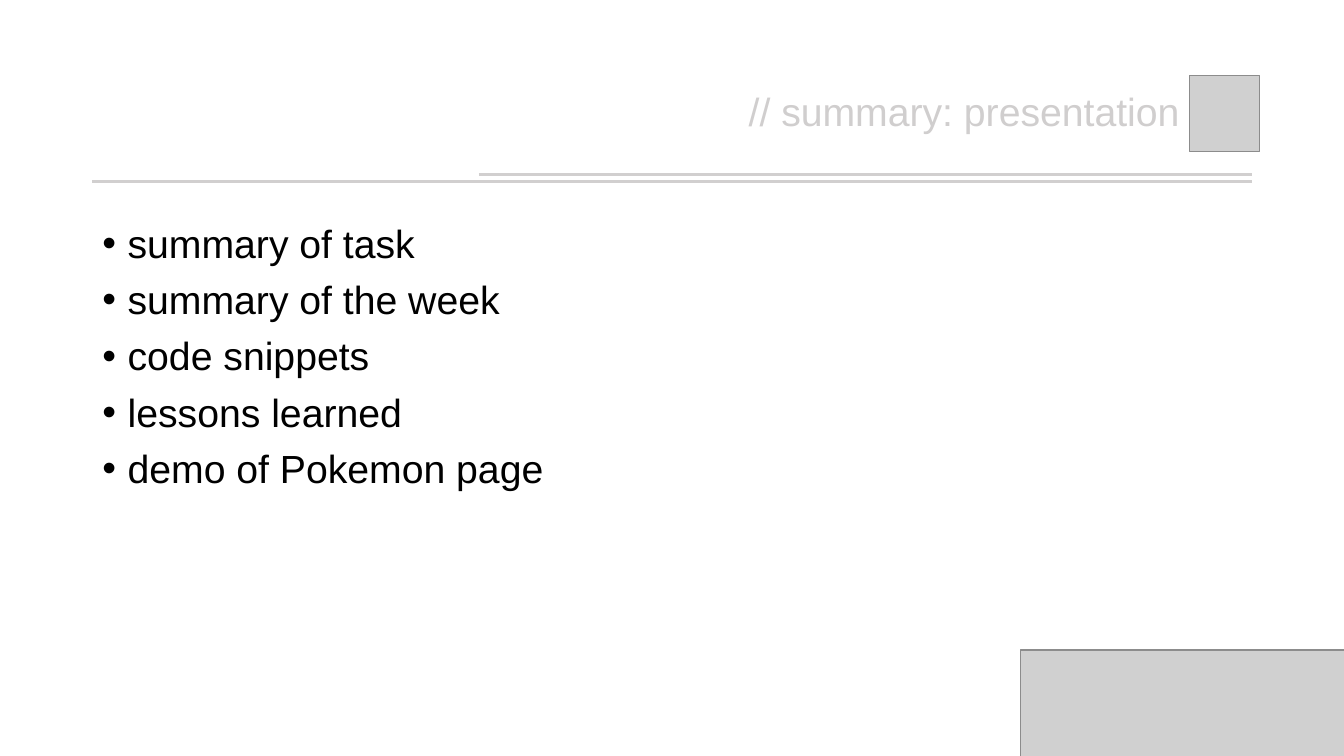
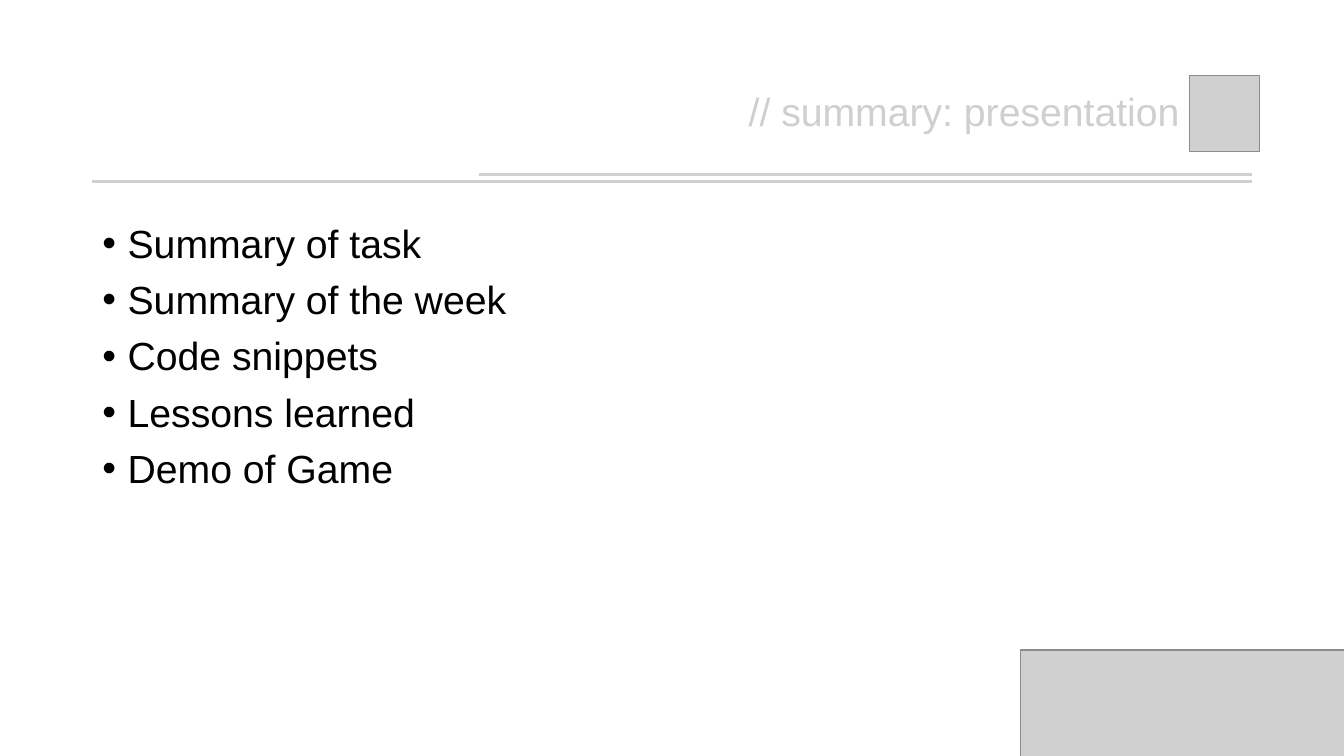
Before and after one commit to Shcoobz/mighty-text-adventure-java-Shcoobz, a slide deck: slide 2 of presentation/team_presentation_mightyTextAdventure.pptx. Drawn at 1344x756 pixels with LibreOffice and Linux fonts; fonts in the diff are those of the drawing; grey boxes stand for pictures. Boxes give left, top, right and bottom in pixels: in the first picture for what was removed or moved away, otherwise in the second. Text is boxed around its words. In the diff, an @@ line names an element or a change of style, - is before the commit and + after.

Commit message:
changes summary of presentation

```diff
--- a/presentation/team_presentation_mightyTextAdventure.pptx
+++ b/presentation/team_presentation_mightyTextAdventure.pptx
@@ text at (128,229,506,484): text changed @@
-• summary of task
-• summary of the week
-• code snippets
-• lessons learned
-• demo of Pokemon page
+• Summary of task
+• Summary of the week
+• Code snippets
+• Lessons learned
+• Demo of Game
```
